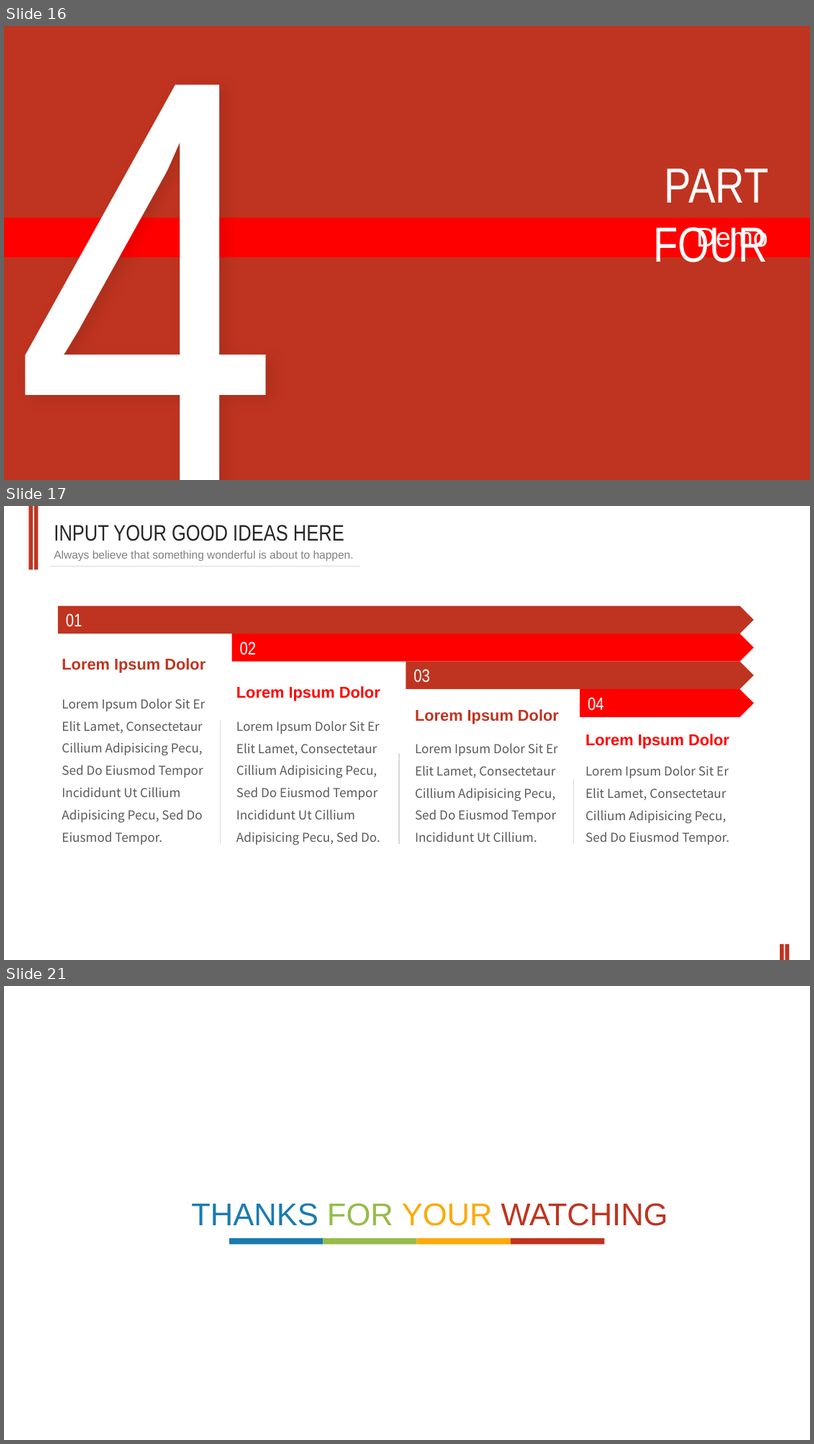
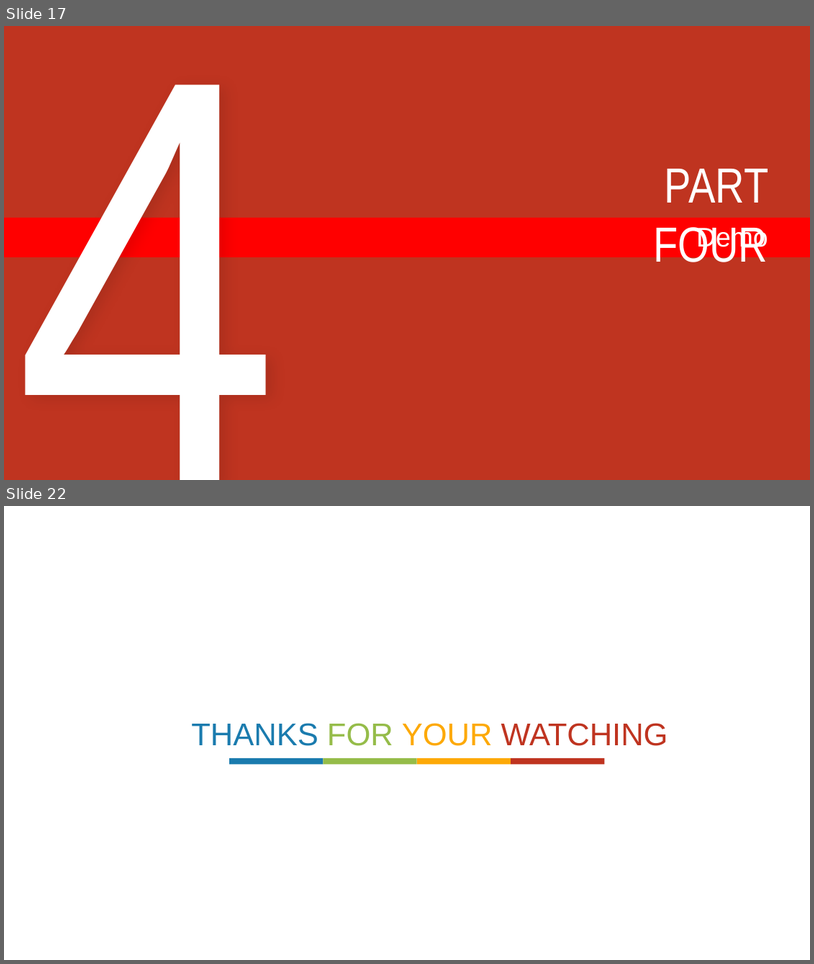
Before and after one commit to yingy4/Team4-Final-Project, a slide deck: Final Presentation.pptx. Shown one above the other, each under a label of ours: slides 16, 17 and 21 before the commit, slides 17 and 22 after it; the slides between them are not shown. The pictures are 814x1444 and 814x964 pixels, drawn with LibreOffice and Linux fonts; fonts in the diff are those of the drawing. Boxes give left, top, right and bottom in pixels: in the first picture for what was removed or moved away, otherwise in the second. Text is boxed around its words. In the diff, an @@ line names an element or a change of style, - is before the commit and + after.

```diff
--- a/Final Presentation.pptx
+++ b/Final Presentation.pptx
@@ slide 17 removed at bbox=[4, 506, 810, 960], background #FFFFFF @@
@@ rectangle removed at bbox=[29, 506, 33, 569] @@
@@ rectangle removed at bbox=[34, 506, 38, 569] @@
@@ text removed at bbox=[54, 525, 345, 541] @@
-INPUT YOUR GOOD IDEAS HERE
@@ line removed from (50, 566) to (360, 566) @@
@@ text removed at bbox=[54, 551, 354, 561] @@
-Always believe that something wonderful is about to happen.
@@ pentagon arrow removed at bbox=[58, 606, 754, 633] @@
-01
@@ pentagon arrow removed at bbox=[232, 633, 754, 661] @@
-02
@@ text removed at bbox=[62, 658, 206, 673] @@
-Lorem Ipsum Dolor
@@ pentagon arrow removed at bbox=[406, 662, 755, 689] @@
-03
@@ text removed at bbox=[62, 698, 206, 844] @@
-Lorem Ipsum Dolor Sit Er Elit Lamet, Consectetaur Cillium Adipisicing Pecu, Sed Do Eiusmod Tempor Incididunt Ut Cillium Adipisicing Pecu, Sed Do Eiusmod Tempor.
@@ text removed at bbox=[237, 686, 381, 700] @@
-Lorem Ipsum Dolor
@@ pentagon arrow removed at bbox=[580, 689, 754, 716] @@
-04
@@ line removed from (221, 721) to (221, 844) @@
@@ text removed at bbox=[237, 721, 381, 844] @@
-Lorem Ipsum Dolor Sit Er Elit Lamet, Consectetaur Cillium Adipisicing Pecu, Sed Do Eiusmod Tempor Incididunt Ut Cillium Adipisicing Pecu, Sed Do.
@@ text removed at bbox=[415, 709, 559, 723] @@
-Lorem Ipsum Dolor
@@ text removed at bbox=[415, 743, 558, 842] @@
-Lorem Ipsum Dolor Sit Er Elit Lamet, Consectetaur Cillium Adipisicing Pecu, Sed Do Eiusmod Tempor Incididunt Ut Cillium.
@@ text removed at bbox=[586, 734, 730, 748] @@
-Lorem Ipsum Dolor
@@ line removed from (399, 753) to (399, 844) @@
@@ line removed from (574, 779) to (574, 844) @@
@@ text removed at bbox=[586, 765, 730, 844] @@
-Lorem Ipsum Dolor Sit Er Elit Lamet, Consectetaur Cillium Adipisicing Pecu, Sed Do Eiusmod Tempor.
@@ rectangle removed at bbox=[781, 944, 784, 960] @@
@@ rectangle removed at bbox=[785, 944, 790, 960] @@
@@ what was slide 16 is now slide 17 @@
@@ what was slide 21 is now slide 22 @@
```
Also in this commit, not shown: 2 slides changed, 5 slides added, 3 other slides removed.
